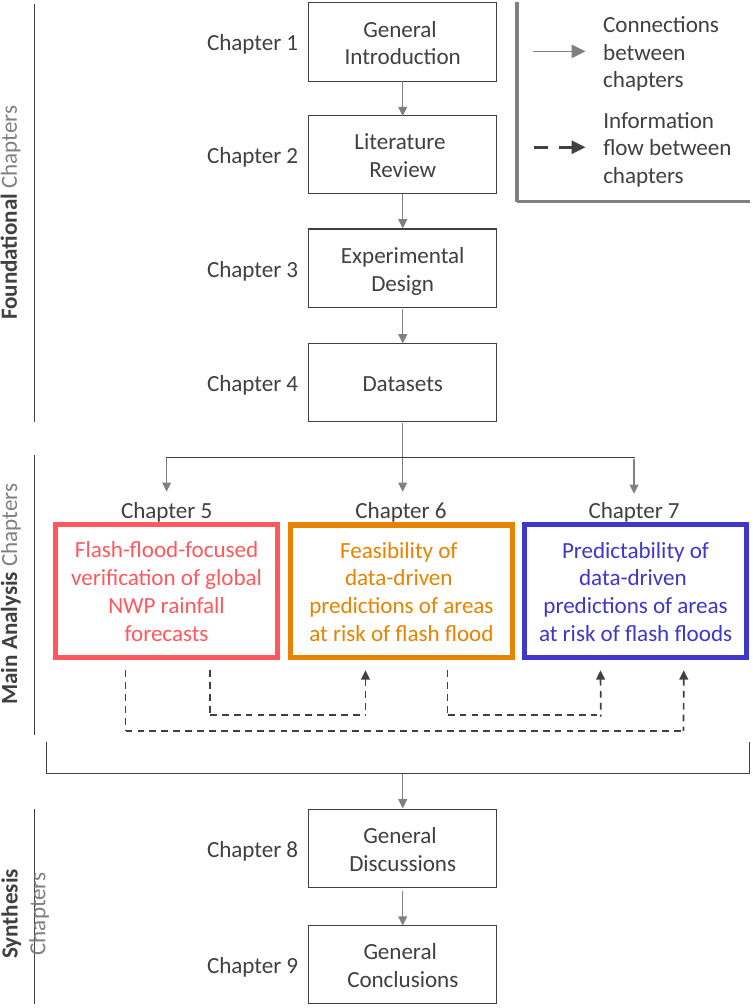
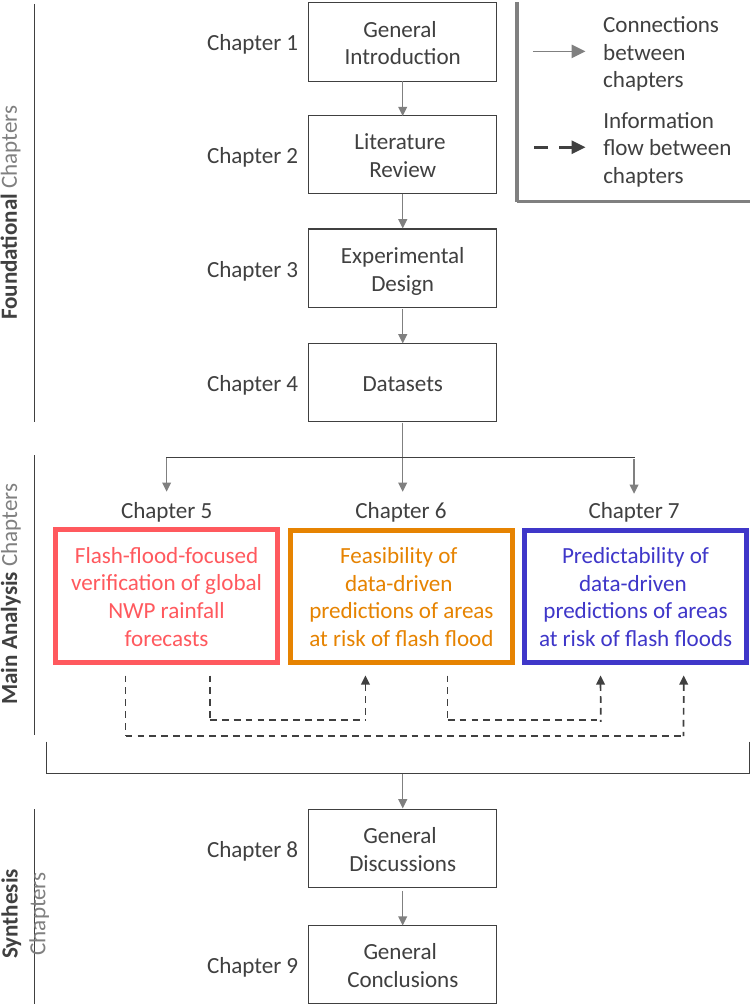
Before and after one commit to FatimaPillosu/thesis, a slide deck: slide 1 of chapter_01/figures/thesis_roadmap.pptx. Drawn at 753x1008 pixels with LibreOffice and Linux fonts; fonts in the diff are those of the drawing. Boxes give left, top, right and bottom in pixels: in the first picture for what was removed or moved away, otherwise in the second. Text is boxed around its words. In the diff, an @@ line names an element or a change of style, - is before the commit and + after.

```diff
--- a/chapter_01/figures/thesis_roadmap.pptx
+++ b/chapter_01/figures/thesis_roadmap.pptx
@@ 6 lines, 3 texts, 3 rectangles, 3 arrows moved together from (x1=55, y1=525, x2=746, y2=731) to (x1=55, y1=530, x2=746, y2=736) @@
```
Also in this commit, not shown: 1 other file.
